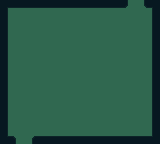
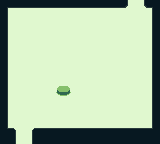
Revision of a layered 160×144 image; what changed, layer by layer:
added layer "Dark Button" above "Light" over (55, 79, 73, 97)
showed "Light", painted on it over (7, 0, 153, 144)
added layer "Light Button" above "Dark" over (88, 48, 104, 64)
painted on "Dark" over (7, 128, 153, 139)
